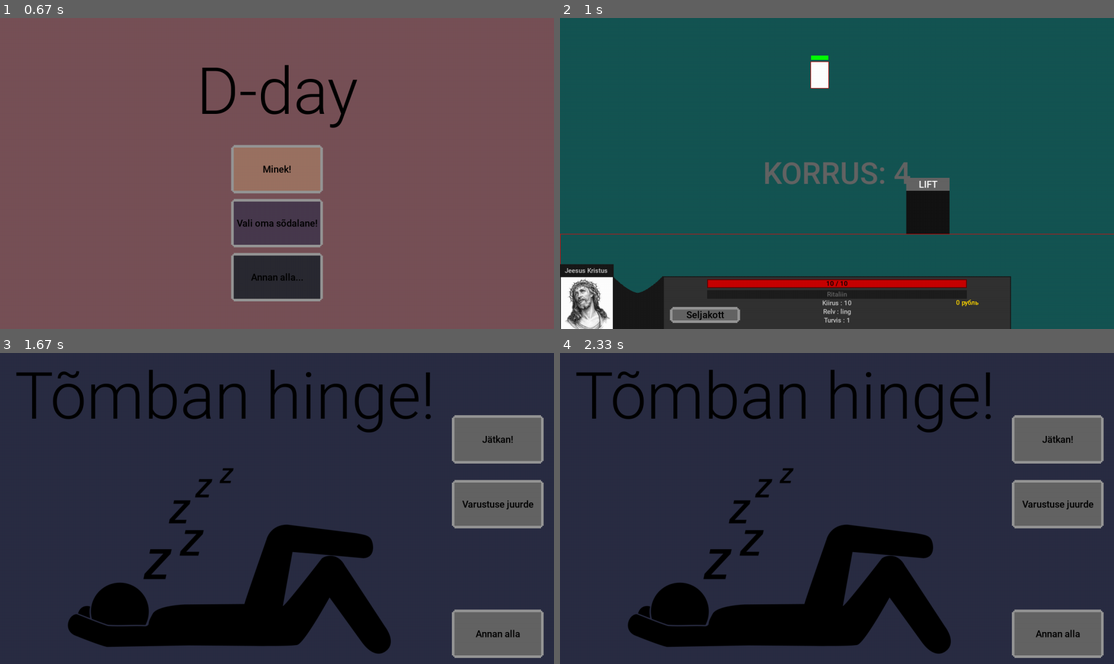
Above: before the commit, frames 1-4 (two rows, left to right).
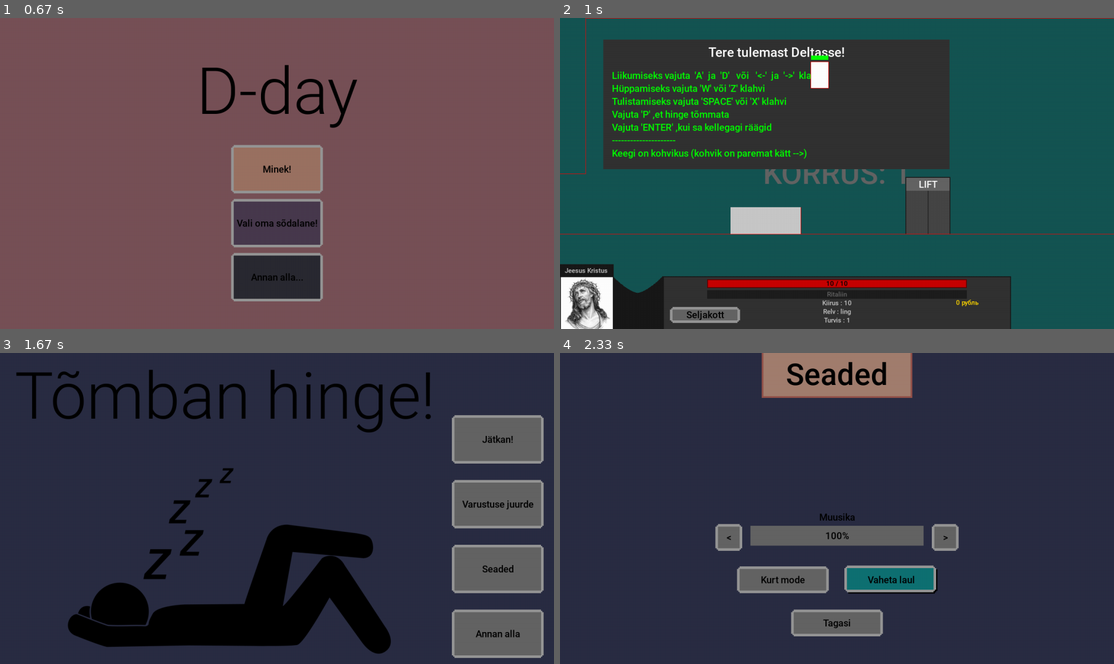
Above: after the commit, the same moments.

Repository: KarupoegPuhh/2020-projekt
Game: pygame game, started from MAIN.py
Same seed, same stepped clock (60 frames per second), same inputs: the game is played once before the commit and once after it.
Inputs (mouse positions are in pixels of both pictures, inside the frame that each line leads up to):
- Up to frame 1 (0.67 s): no input
- Up to frame 2 (1 s): click (814, 185) at 0.88 s
- Up to frame 3 (1.67 s): hold P 1.17-1.63 s; hold Right 1.17-1.63 s
- Up to frame 4 (2.33 s): click (1058, 567) at 1.72 s, where only the run after the commit has a clickable "Seaded"; click (892, 576) at 2.05 s

Frame 1 is identical in both runs. In frame 2, 28% of the frame differs, in the area x 0-100%, y 0-80%; in frame 3, 2.6%; in frame 4, 29%, in the area x 2-99%, y 0-99%.

Commit message:
Muusika update, setting menu, nips naps

Diff:
--- a/abi.py
+++ b/abi.py
@@ -39,6 +39,10 @@
 Boss_tulistab = pg.mixer.Sound(helidir+"/Boss_tulistab.mp3")
 Boss_lendab = pg.mixer.Sound(helidir+"/Boss_lendab.mp3")
 Boss_jookseb = pg.mixer.Sound(helidir+"/Boss_jookseb.mp3")
+taust1 = pg.mixer.music.load(helidir+"/game.mp3")
+taust2 = pg.mixer.music.load(helidir+"/game2.mp3")
+taust3 = pg.mixer.music.load(helidir+"/game3.mp3")
+taust4 = pg.mixer.music.load(helidir+"/game4.mp3")
 #Teksdid
 largeText = pg.font.Font(fontdir+"/RL.ttf", 150)
 mediumText = pg.font.Font(fontdir+"/RM.ttf", 70)
--- a/ekraanid.py
+++ b/ekraanid.py
@@ -77,7 +77,7 @@
             5: [Jälitaja(359, 500, 92, 73, 14, 4, 8), Zombie(405, 298, 92, 73, 14, 3, 5, 200), Zombie(96, 298, 92, 73, 14, 3, 7, 200)]
         },
         3:{
-            0: [Boss(40, 500, 100, 100, 150, 4, 15)],
+            0: [Boss(40, 500, 100, 100, 150, 80, 15)],
             2: [Lind(586, 483, 54, 40, 3, 2, 8, 400, 10, 300), Preester(30, 500, 92, 73, 4, 1, 3, 2, 0.5)],
             3: [Vampiir(195, 98, 56, 46, 15, 5, 15, 500, 0.1), Jälitaja(626, 500, 92, 73, 14, 4, 10), Vampiir(141, 333, 56, 46, 20, 5, 9, 300, 0.3), Vampiir(999,310, 56,46, 17, 5, 8, 200, 0.3)],
             4: [Jälitaja(611, 670, 92, 73, 10, 4, 8), Jälitaja(565, 300, 92, 73, 12, 4, 8), Jälitaja(657, 500, 92, 73, 15, 4, 8), Vampiir(458,125,56,46, 15, 5, 6, 400, 0.2), Vampiir(15, 153, 56, 46, 15, 5, 6, 100, 0.2), Vampiir(31, 500, 56, 46, 15, 5, 6, 200, 0.2)],
--- a/maailm.py
+++ b/maailm.py
@@ -74,11 +74,6 @@
     global pause
     global start
     pause = False
-    pos = pg.mixer.music.get_pos()
-    pg.mixer.music.stop()
-    pg.mixer.music.load(helidir+"/game.mp3")
-    start = start + pos/1000.0
-    pg.mixer.music.play(-1, start)
 
 def paused():
     global pause
@@ -102,9 +97,10 @@
 
         nupp(aken, "Jätkan!", 1050, 150, 200, 100, (100,100,100), (15,113,115), unpause)
         nupp(aken, "Varustuse juurde", 1050, 300, 200, 100, (100,100,100), (15,113,115), seljakott)
-        if maailm.pood_unlocked.unlocked:
-            nupp(aken, "Konsum", 1050, 450, 200, 100, (100,100,100), (15,113,115), pood)
+        """if maailm.pood_unlocked.unlocked:
+            nupp(aken, "Konsum", 1050, 450, 200, 100, (100,100,100), (15,113,115), pood)"""
         nupp(aken, "Annan alla", 1050, 600, 200, 100, (100,100,100), (15,113,115), intro)
+        nupp(aken, "Seaded", 1050, 450, 200, 100, (100, 100, 100), (15, 113, 115), seaded)
 
         aken.blit(sleep, (100,225))
 
@@ -147,9 +143,9 @@
 
 def main_loop():
     if True: #collapsimiseks
-        global pood, seljakott, intro
+        global pood, seljakott, intro, seaded
         from algus import intro
-        from pood_invnet import pood, seljakott
+        from pood_invnet import pood, seljakott, seaded
 
         #OBJEKTID
         global pole_sein_p, pole_sein_v
@@ -199,7 +195,7 @@
             Tom = Player(580, 100, 40, 60, ling)
 
         screen = 1
-        screen_y = 3
+        screen_y = 0
         eelmine_screen_y = 0
         liftis = False
         screenid = screenide_loomine()
@@ -262,7 +258,16 @@
         #eelmine_mk = 500
 
         #taustamuusika
-        pg.mixer.music.load(helidir+"/game.mp3")
+        laul = randint(0, 4)
+        if laul == 0:
+            pg.mixer.music.load(helidir + "/game.mp3")
+        elif laul == 1:
+            pg.mixer.music.load(helidir + "/game2.mp3")
+        elif laul == 2:
+            pg.mixer.music.load(helidir + "/game3.mp3")
+        else:
+            pg.mixer.music.load(helidir + "/game4.mp3")
+        pg.mixer.music.play()
         pg.mixer.music.play(-1)
         pos = 0
         global start
@@ -280,7 +285,8 @@
                 bg[i][j] = pg.image.load(os.path.dirname(os.path.abspath(__file__))+"/pildid"+"/bg"+str(i)+str(j)+".png")
 
     def redrawGameWindow():
-        aken.fill((21,85,83))
+        aken.fill((21, 85, 83))
+
         #try:
         #    aken.blit(bg[screen_y][screen],(0,0))
         #except:
@@ -699,11 +705,6 @@
         #PAUSE MENU
         if keys[pg.K_p]: #or keys[pg.K_ESCAPE]:
             pause = True
-            pos = pg.mixer.music.get_pos()
-            pg.mixer.music.stop()
-            pg.mixer.music.load(helidir+"/game_filt.mp3")
-            start = start + pos/1000.0
-            pg.mixer.music.play(-1, start)
             paused()
 
         #Ritaliin
@@ -758,5 +759,4 @@
             lift_animatsioon()
         eelmine_screen_y = screen_y
 
-
         redrawGameWindow()
--- a/player_lisad.py
+++ b/player_lisad.py
@@ -357,6 +357,12 @@
         self.pilet = True
 
     def NPC_räägib(self):
+        pg.draw.rect(aken, (30, 30, 30), (self.x - 2, self.y - 32, self.laius + 4, self.kõrgus  + 32))
+        if maailm.liftis == False:
+            pg.draw.rect(aken, (70, 70, 70), (self.x , self.y, self.laius, self.kõrgus))
+            pg.draw.rect(aken, (10, 10, 10), (self.x + self.laius / 2, self.y, 1, self.kõrgus))
+        else:
+            pg.draw.rect(aken, (130, 130, 130), (self.x, self.y, self.laius, self.kõrgus))
         pg.draw.rect(aken, (100, 100, 100), (self.x, self.y - 30, self.laius, 30))
         TextSurf, TextRect = text_objects("LIFT", smallText, (255, 255, 255))
         TextRect.center = (self.x + self.laius / 2, self.y - 15)
@@ -446,9 +452,6 @@
     maailm.screen_y = 3
     maailm.liftis = True
 
-
-
-
 class Võit():
     def __init__(self, x, y,):
         self.x = x
--- a/pood_invnet.py
+++ b/pood_invnet.py
@@ -1,8 +1,11 @@
+from random import randint
+
 import pygame as pg
 import maailm
 from abi import *
 from player import *
 from player_lisad import *
+from math import *
 
 #pood
 def pood():
@@ -361,3 +364,65 @@
 
 def sandaalid_unequip_fun():
     maailm.sandaalid.unequip(maailm.Tom)
+
+global setting
+global seaded
+
+def seaded():
+    global setting
+    setting = True
+    while setting:
+        for event in pg.event.get():
+            if event.type == pg.QUIT:
+                pg.quit()
+                quit()
+        aken.fill((42, 45, 67))
+        pg.draw.rect(aken, (148, 82, 74), (466, 0, 348, 104))
+        pg.draw.rect(aken, (162, 126, 111), (470, 0, 340, 100))
+        TextSurf, TextRect = text_objects("Seaded", mediumText)
+        TextRect.center = ((laius // 2), (50))
+        aken.blit(TextSurf, TextRect)
+
+        nupp(aken, "<", laius/2 - 275, 402, 50, 50, (100,100,100), (15,113,115), heli_vaiksem)
+        nupp(aken, ">", laius/2 + 225, 402, 50, 50, (100, 100, 100), (15, 113, 115), heli_kõvem)
+        pg.draw.rect(aken, (50, 50, 50), (laius/2 - 200, 400, 400, 46))
+        pg.draw.rect(aken, (100, 100, 100), (laius/2 - 200, 400, 400 * pg.mixer.music.get_volume(), 46))
+        TextSurf, TextRect = text_objects(str(int(round(pg.mixer.music.get_volume(), 1)*100)) + "%", smallText)
+        TextRect.center = ((laius // 2), 423)
+        aken.blit(TextSurf, TextRect)
+        TextSurf, TextRect = text_objects("Muusika", smallText)
+        TextRect.center = ((laius // 2), 380)
+        aken.blit(TextSurf, TextRect)
+
+        nupp(aken, "Kurt mode", laius/2 - 225, 500, 200, 50, (100, 100, 100), (15, 113, 115), mute)
+        nupp(aken, "Vaheta laul", laius / 2 + 25, 500, 200, 50, (100, 100, 100), (15, 113, 115), vaheta_laul)
+        nupp(aken, "Tagasi", laius/2 - 100, 600, 200, 50, (100, 100, 100), (15, 113, 115), settings_done)
+        print(pg.mixer.music.get_volume())
+        pg.display.update()
+
+def heli_vaiksem():
+    heli = pg.mixer.music.get_volume()
+    pg.mixer.music.set_volume((round(heli, 1) - 0.1))
+    if heli <= 0.09:
+        pg.mixer.music.set_volume(0)
+def heli_kõvem():
+    heli = pg.mixer.music.get_volume()
+    pg.mixer.music.set_volume((round(heli, 1) + 0.1))
+    if heli >= 0.95:
+        pg.mixer.music.set_volume(1)
+def mute():
+    pg.mixer.music.set_volume(0)
+def vaheta_laul():
+    laul = randint(0, 4)
+    if laul == 0:
+        pg.mixer.music.load(helidir + "/game.mp3")
+    elif laul == 1:
+        pg.mixer.music.load(helidir + "/game2.mp3")
+    elif laul == 2:
+        pg.mixer.music.load(helidir + "/game3.mp3")
+    else:
+        pg.mixer.music.load(helidir + "/game4.mp3")
+    pg.mixer.music.play()
+def settings_done():
+    global setting
+    setting = False
--- a/vastased.py
+++ b/vastased.py
@@ -339,11 +339,11 @@
             if self.health < self.max_health:
                 self.health += self.health_rg
             puhkamine_done = randint(0, 100)
-            if 97 < puhkamine_done < 100:
+            if 70 < puhkamine_done < 75:
                 self.state = Boss.JOOKSEB
-            if 94 < puhkamine_done < 97:
+            if 90 < puhkamine_done < 100:
                 self.state = Boss.TULISTAB
-            if 90 < puhkamine_done < 94:
+            if 80 < puhkamine_done < 85:
                 self.state = Boss.LENDAB
             aeg = pg.time.get_ticks() * 0.005
             self.pikkus = sin(aeg) * self.vel_hingamine + self.p_c
@@ -357,10 +357,16 @@
                 kuulide_vel = self.kuulide_vel_c * -1
             else:
                 kuulide_vel = self.kuulide_vel_c
-            kogus = randint(3, 7)
-            for i in range(kogus):
-                y = randint(self.y_c - self.p_c, self.y_c)
-                maailm.vastased.append(KuulBoss(self.x, y, 7, 5, kuulide_vel))
+            kogus = randint(1, 6)
+            crit = randint(0, 10)
+            if crit == 10:
+                for i in range(kogus):
+                    y = randint(self.y_c - self.p_c, self.y_c + round(self.pikkus))
+                    maailm.vastased.append(KuulBoss(self.x, y, 10, 120, kuulide_vel + 5, (0,255,0)))
+            else:
+                for i in range(kogus):
+                    y = randint(self.y_c - self.p_c, self.y_c)
+                    maailm.vastased.append(KuulBoss(self.x, y, 7, 40, kuulide_vel, (200,0,0)))
             self.state = Boss.PUHKAB
 
         elif self.state == Boss.JOOKSEB:
@@ -422,14 +428,14 @@
             self.player_väljub(maailm.Tom)
 
 class KuulBoss():
-    def __init__(self, x, y, raadius, dmg, vel):
+    def __init__(self, x, y, raadius, dmg, vel, värv):
         self.x = x
         self.y = y
         self.raadius = raadius
         self.raadius2 = raadius * 0.6
         self.dmg = dmg
         self.vel = vel
-        self.värv = (200, 0, 0)
+        self.värv = värv
         self.värv2 = (200, 200, 0)
         self.elus = True
         self.pikkus = raadius
Not shown, added: helid/game2.mp3
Not shown, added: helid/game3.mp3
Not shown, added: helid/game4.mp3
